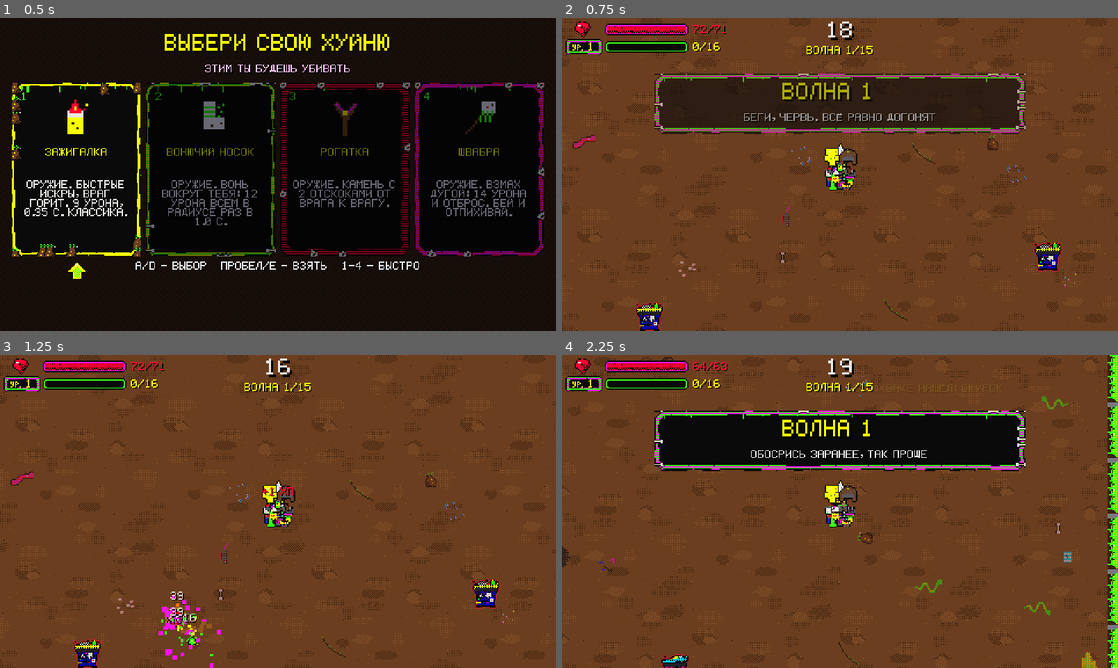
Above: before the commit, frames 1-4 (two rows, left to right).
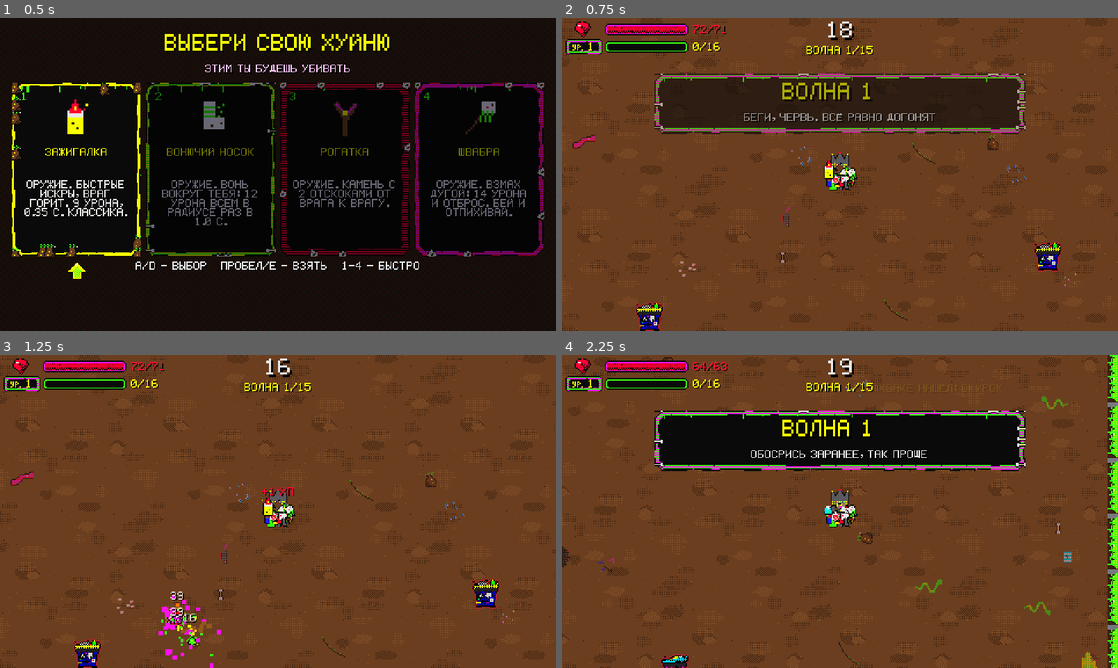
Above: after the commit, the same moments.

Repository: Gepackstuck/Stinky_Dumpster_Survivors
Game: Godot game, scene res://tools/smoke/smoke_test.tscn
Two runs of this game, one before a commit and one after it. Both use one fixed random seed, a clock stepped at 60 frames per second and the inputs below. This scene is started directly instead of the project's main scene.
Inputs (mouse positions are in pixels of both pictures, inside the frame that each line leads up to):
- Up to frame 1 (0.5 s): no input
- Up to frame 2 (0.75 s): click "1" at 0.5 s
- Up to frame 3 (1.25 s): no input
- Up to frame 4 (2.25 s): tap Enter at 1.25 s; move the mouse to (962, 495) at 1.27 s; hold D (move_right) 1.28-2.03 s; tap R at 1.35 s; tap Space (ui_accept) at 1.52 s; move the mouse to (728, 527) at 2.02 s; hold S (move_down) from 2.03 s (still down); tap F at 2.1 s

Frame 1 is identical in both runs. In frame 2, 0.6% of the frame differs, in the area x 47-54%, y 40-56%; in frame 3, 0.5%; in frame 4, 0.5%.

Commit message:
feat: оружие в руках героя, на голове один предмет
Co-Authored-By: Claude Sonnet 5.5 <noreply@anthropic.com>
Claude-Session: https://claude.ai/code/session_01GvQcLtpmeq9xDjqGAM3qCT

Diff:
--- a/scripts/player/player_controller.gd
+++ b/scripts/player/player_controller.gd
@@ -1,6 +1,8 @@
 class_name PlayerController
 extends CharacterBody2D
 ## Игрок: движение WASD/стрелками, здоровье, магнит для XP, перки, смерть.
+
+const HELD_WEAPON: GDScript = preload("res://scripts/weapons/held_weapon.gd")
 
 @onready var _sprite: Sprite2D = $Sprite2D
 @onready var _animator: FrameAnimatorComponent = $FrameAnimator
@@ -166,6 +168,7 @@
 func _sync_weapons() -> void:
 	for node: Node in get_tree().get_nodes_in_group(&"weapon_nodes"):
 		node.queue_free()
+	var slot: int = 0
 	for entry: Dictionary in GameState.weapons:
 		var weapon: Node2D = null
 		match entry["id"]:
@@ -197,6 +200,11 @@
 		if weapon != null:
 			weapon.add_to_group(&"weapon_nodes")
 			add_child(weapon)
+			var held: Node2D = HELD_WEAPON.new()   # оружие видно в руках героя
+			held.set(&"slot_index", slot)
+			held.set(&"slot_count", GameState.weapons.size())
+			weapon.add_child(held)
+			slot += 1
 
 
 func _on_hurt(raw_damage: float) -> void:
--- a/scripts/player/player_items_visual.gd
+++ b/scripts/player/player_items_visual.gd
@@ -8,7 +8,7 @@
 const SLOT_SCALE: Dictionary[StringName, float] = {&"head": 1.0}
 ## Точки крепления; несколько предметов в одной точке занимают следующие смещения.
 const SLOT_OFFSETS: Dictionary[StringName, Array] = {
-	&"head": [Vector2(0, -12), Vector2(0, -19), Vector2(-7, -15), Vector2(7, -15)],
+	&"head": [Vector2(0, -12)],   # на голову влезает один предмет: самый новый
 	&"face": [Vector2(0, -3), Vector2(0, -1), Vector2(-3, -2), Vector2(3, -2)],
 	&"chest": [Vector2(0, 4), Vector2(0, 7), Vector2(-4, 5), Vector2(4, 5)],
 	&"hand_l": [Vector2(-9, 3), Vector2(-10, -1), Vector2(-9, 7)],
@@ -40,7 +40,9 @@
 	_slots.clear()
 	_bases.clear()
 	var used: Dictionary[StringName, int] = {}
-	for item_id: StringName in GameState.items:
+	var newest_first: Array = GameState.items.keys()
+	newest_first.reverse()
+	for item_id: StringName in newest_first:
 		var slot: StringName = ItemLibrary.slot(item_id)
 		if slot == &"" or GameState.items[item_id] <= 0:
 			continue
--- a/scripts/weapons/aura_weapon.gd
+++ b/scripts/weapons/aura_weapon.gd
@@ -1,6 +1,8 @@
 class_name AuraWeapon
 extends Node2D
 ## Вонючий носок: периодическая волна вони вокруг игрока бьёт всех врагов в радиусе.
+
+signal fired(direction: Vector2)
 
 @export var weapon_id: StringName = &"sock"
 
@@ -32,6 +34,7 @@
 	if _cooldown_left > 0.0:
 		return
 	_cooldown_left = GameState.cooldown_for(_cooldown_sec)
+	fired.emit(Vector2.ZERO)
 	var r_sq: float = _radius * _radius
 	var hit_any: bool = false
 	for node: Node in get_tree().get_nodes_in_group(&"enemies") + get_tree().get_nodes_in_group(&"neutrals"):
--- /dev/null
+++ b/scripts/weapons/held_weapon.gd
@@ -0,0 +1,61 @@
+class_name HeldWeapon
+extends Node2D
+## Оружие в руках героя: значок крутится вокруг тела (у каждого слота своё место), смотрит в сторону цели
+## и показывает атаку: ствол отдаёт назад, швабра машет, носок трясётся. Висит ребёнком узла оружия.
+
+const RING_X: float = 11.0
+const RING_Y: float = 7.0
+const FIRST_ANGLE: float = 0.6      # первое оружие у правой руки, остальные по кругу
+const KICK_DECAY: float = 6.0
+const RECOIL_PX: float = 3.0
+const SWING_RAD: float = 1.3
+
+var slot_index: int = 0
+var slot_count: int = 1
+
+var _sprite: Sprite2D
+var _weapon_id: StringName = &""
+var _aim: Vector2 = Vector2.RIGHT
+var _kick: float = 0.0
+
+
+func _ready() -> void:
+	_weapon_id = get_parent().weapon_id
+	_sprite = Sprite2D.new()
+	_sprite.texture = load("res://assets/ui/perk_w_%s.png" % _weapon_id) as Texture2D
+	_sprite.texture_filter = CanvasItem.TEXTURE_FILTER_NEAREST
+	add_child(_sprite)
+	if get_parent().has_signal(&"fired"):
+		get_parent().connect(&"fired", _on_fired)
+	_place(0.0)
+
+
+func _on_fired(direction: Vector2) -> void:
+	if direction != Vector2.ZERO:
+		_aim = direction
+	_kick = 1.0
+
+
+func _process(delta: float) -> void:
+	_kick = maxf(_kick - delta * KICK_DECAY, 0.0)
+	_place(delta)
+
+
+func _place(_delta: float) -> void:
+	var angle: float = FIRST_ANGLE + TAU * float(slot_index) / float(maxi(slot_count, 1))
+	var home: Vector2 = Vector2(cos(angle) * RING_X, sin(angle) * RING_Y)
+	var side: float = -1.0 if _aim.x < 0.0 else 1.0
+	_sprite.flip_h = _aim.x < 0.0
+	var offset: Vector2 = Vector2.ZERO
+	_sprite.rotation = 0.0
+	_sprite.scale = Vector2.ONE
+	match _weapon_id:
+		&"mop":
+			_sprite.rotation = side * (-0.6 + SWING_RAD * sin(_kick * PI))   # взмах
+			offset = _aim * 3.0 * _kick
+		&"sock":
+			_sprite.scale = Vector2.ONE * (1.0 + 0.4 * _kick)                  # раздувается при вони
+			offset = Vector2(roundf(sin(_kick * 40.0)) * 1.0, 0.0)
+		_:
+			offset = -_aim * RECOIL_PX * _kick                                  # отдача
+	_sprite.position = (home + offset).round()
--- a/scripts/weapons/melee_weapon.gd
+++ b/scripts/weapons/melee_weapon.gd
@@ -1,6 +1,8 @@
 class_name MeleeWeapon
 extends Node2D
 ## Швабра: взмах дугой в сторону ближайшего врага, бьёт всех в секторе и отбрасывает.
+
+signal fired(direction: Vector2)
 
 @export var weapon_id: StringName = &"mop"
 
@@ -50,6 +52,7 @@
 	_cooldown_left = GameState.cooldown_for(_cooldown_sec)
 	_swing_dir = global_position.direction_to(target.global_position).angle()
 	_swing = 0.0
+	fired.emit(Vector2.from_angle(_swing_dir))
 	for node: Node in get_tree().get_nodes_in_group(&"enemies") + get_tree().get_nodes_in_group(&"neutrals"):
 		var enemy: EnemyBase = node as EnemyBase
 		if enemy == null:
--- a/scripts/weapons/weapon_base.gd
+++ b/scripts/weapons/weapon_base.gd
@@ -5,6 +5,8 @@
 
 const PROJECTILE_SCENE: PackedScene = preload("res://scenes/weapons/projectile.tscn")
 const RETARGET_INTERVAL_SEC: float = 0.1  # как часто искать цель, пока врагов в радиусе нет
+
+signal fired(direction: Vector2)  # выстрел: для показа оружия в руках
 
 @export var weapon_id: StringName = &"lighter"
 
@@ -49,6 +51,7 @@
 		_cooldown_left = RETARGET_INTERVAL_SEC
 		return
 	_fire(target)
+	fired.emit(global_position.direction_to(target.global_position))
 	_cooldown_left = GameState.cooldown_for(_cooldown_sec)
 
 
Not shown, changed: CHANGELOG.md
Not shown, changed: TASKS.md
